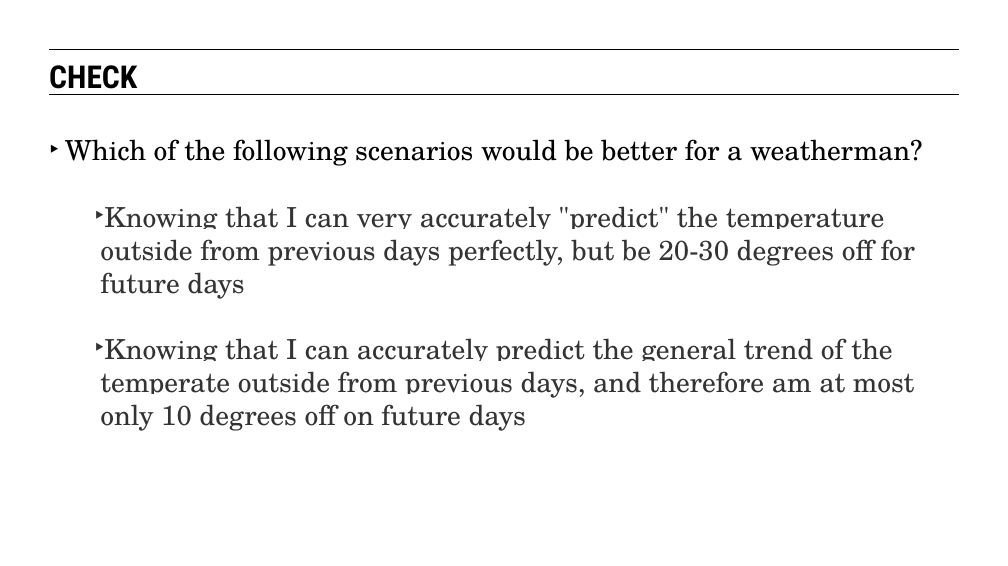
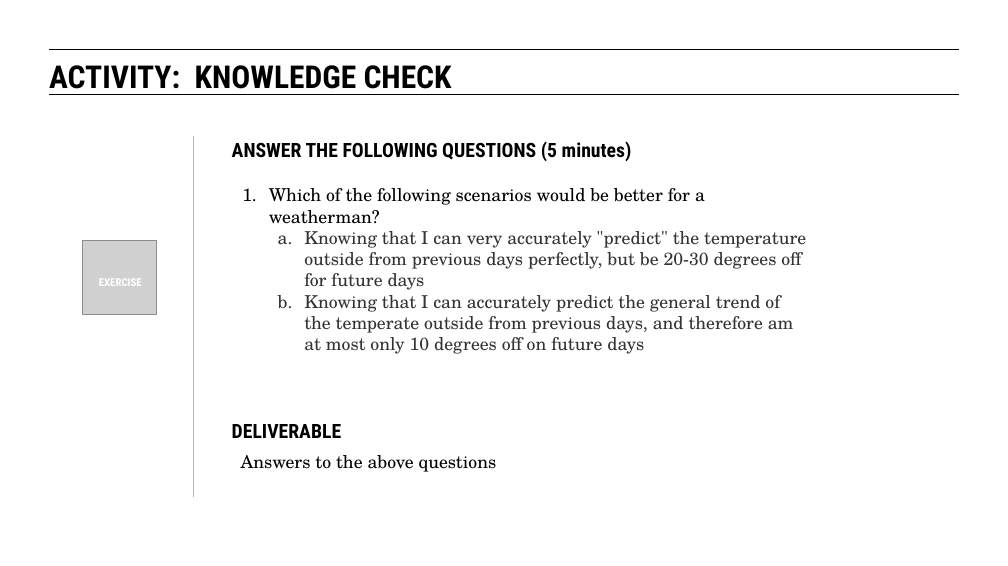
Before and after one commit to eflautt/ga-data-science, a slide deck: slide 22 of lessons/lesson-07/07-evaluating-model-fit.pptx (slide 18 before the commit). Drawn at 1008x566 pixels with LibreOffice and Linux fonts; fonts in the diff are those of the drawing; grey boxes stand for pictures. Boxes give left, top, right and bottom in pixels: in the first picture for what was removed or moved away, otherwise in the second. Text is boxed around its words. In the diff, an @@ line names an element or a change of style, - is before the commit and + after.

```diff
--- a/lessons/lesson-07/07-evaluating-model-fit.pptx
+++ b/lessons/lesson-07/07-evaluating-model-fit.pptx
@@ text at [49,65,452,95]: text changed @@
-CHECK
+ACTIVITY: KNOWLEDGE CHECK
@@ line added from (194, 498) to (194, 136), #B7B7B7 0.75 pt @@
@@ text added at [232,141,632,161], 20 pt, text #000000, bold @@
+ANSWER THE FOLLOWING QUESTIONS (5 minutes)
@@ text "Which of the following scenarios ...": place and size @@
-text "Which of the following scenarios ..." at [65,139,922,431]
+text "Which of the following scenarios ..." at [269,188,806,354]
@@ text "Which of the following scenarios ..." at [269,188,806,354]: size 28 to 18 pt; highlight #FFFFFF to none in "Knowing that I can very accurately "predict" ...", "Knowing that I can accurately predict the ..."; bullet ‣ to 1.; bullet ‣ to a.; vertical alignment top to middle @@
@@ picture added at [83,240,157,314] @@
@@ text added at [99,279,142,286], 11 pt, text #FFFFFF, bold @@
+EXERCISE
@@ text added at [232,424,341,438], 20 pt, text #000000, bold @@
+DELIVERABLE
@@ text added at [241,455,497,472], 18 pt, text #000000 @@
+Answers to the above questions
```
Also in this commit, not shown: 24 other slides changed, 12 slides added.
